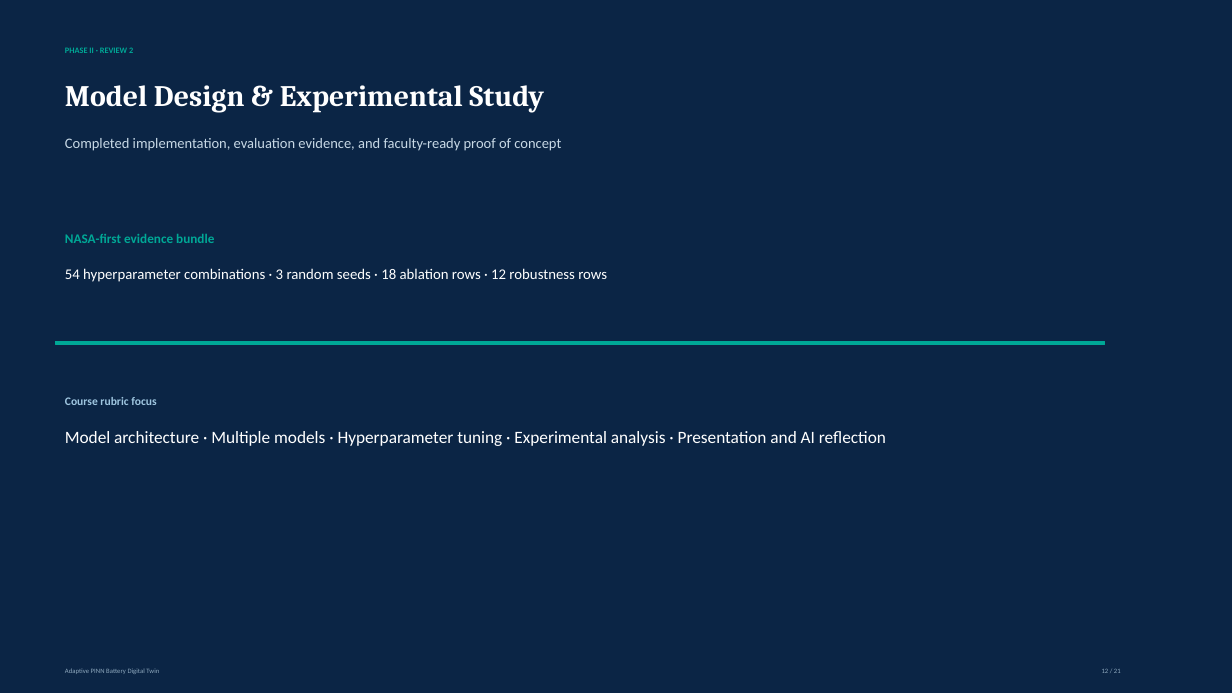
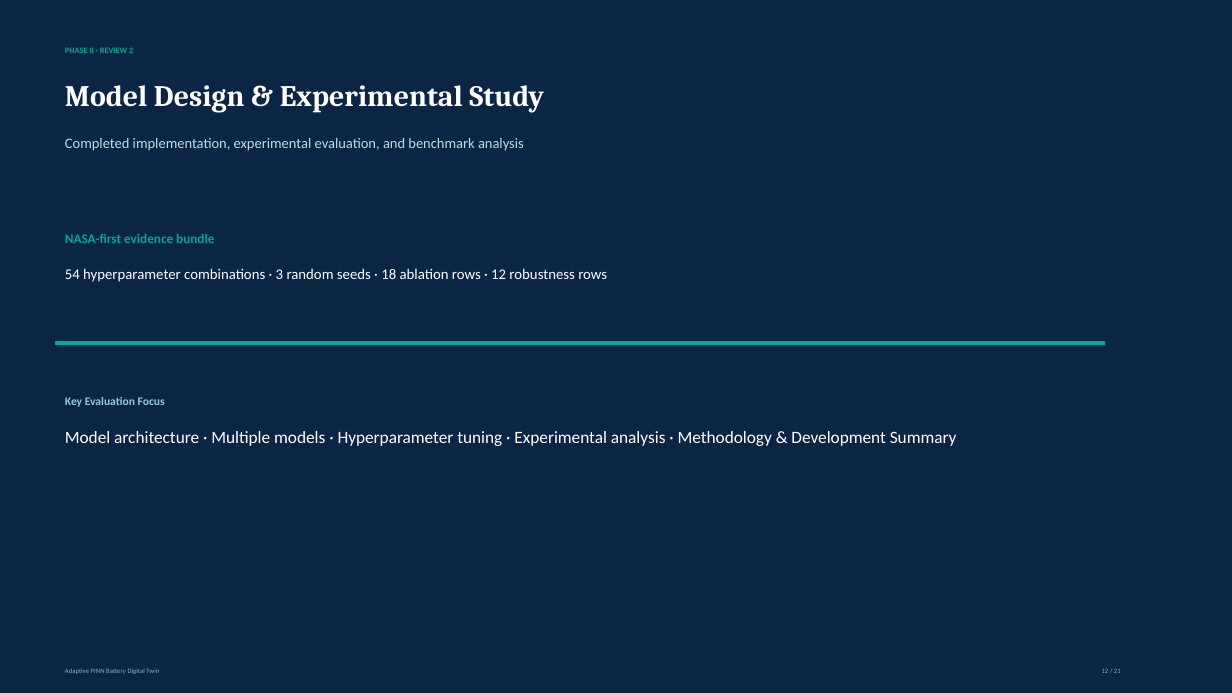
Before and after one commit to Chethan616/DL, a slide deck: slide 12 of phase2_output/dl_phase2_complete_v3.pptx. Drawn at 1232x693 pixels with LibreOffice and Linux fonts; fonts in the diff are those of the drawing. Boxes give left, top, right and bottom in pixels: in the first picture for what was removed or moved away, otherwise in the second. Text is boxed around its words. In the diff, an @@ line names an element or a change of style, - is before the commit and + after.

```diff
--- a/phase2_output/dl_phase2_complete_v3.pptx
+++ b/phase2_output/dl_phase2_complete_v3.pptx
@@ text at (x1=65, y1=138, x2=524, y2=151): text changed @@
-Completed implementation, evaluation evidence, and faculty-ready proof of concept
+Completed implementation, experimental evaluation, and benchmark analysis
@@ text at (x1=65, y1=397, x2=165, y2=407): text changed @@
-Course rubric focus
+Key Evaluation Focus
@@ text at (x1=65, y1=431, x2=957, y2=446): text changed @@
-Model architecture · Multiple models · Hyperparameter tuning · Experimental analysis · Presentation and AI reflection
+Model architecture · Multiple models · Hyperparameter tuning · Experimental analysis · Methodology & Development Summary
```
Also in this commit, not shown: 6 other slides changed, 8 other files.
